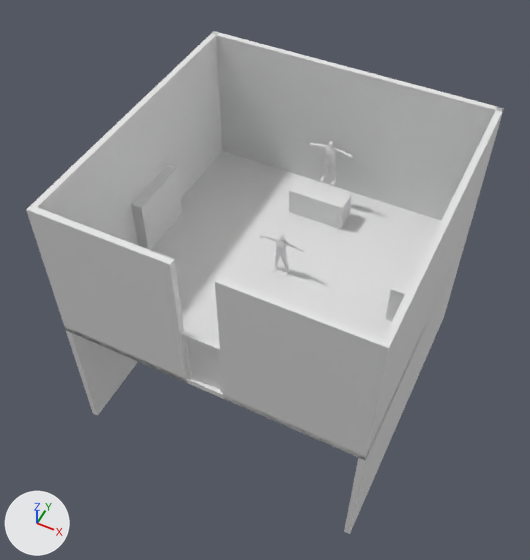
The FBX model GameJamProject/Assets/Models/office.fbx: old version first, new version second.
Both versions are drawn from a 50 mm lens placed at (6.89, -14.87, 17.97), pointed at (-0.36, -0.37, -0.16). The axes (+X, +Y, +Z) are drawn at lower left. The lights are the same throughout. Where no turn or scale is listed for an object, it has been applied to the vertices. Vertices at the same position are counted once.
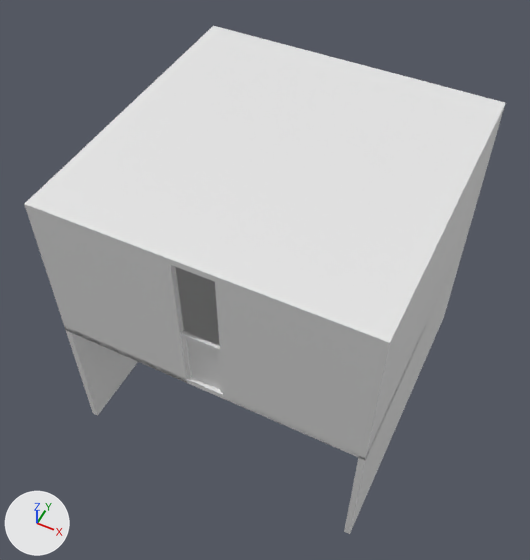
Changed parts and their boxes (x1, y1, x2, y2) in the pictures (530 x 560 px):
'Cube.009', reshaped, moved, rescaled (971% wider, 618% taller)
    before: (309, 141, 353, 185)
    after: (24, 26, 505, 348)
'Cube', deleted
    before: (259, 234, 304, 277)
part 1 of me_cube_013, added
    after: (24, 26, 505, 348)
part 2 of me_cube_013, deleted
    before: (320, 161, 329, 182)
part 3 of me_cube_013, deleted
    before: (330, 161, 336, 185)
part 4 of me_cube_013, deleted
    before: (325, 146, 335, 164)
part 5 of me_cube_013, deleted
    before: (334, 148, 348, 155)
part 6 of me_cube_013, deleted
    before: (314, 144, 328, 150)
'Cube.002', unchanged, covered by the edit
    before: (212, 31, 504, 321)
    after: (442, 112, 503, 321)
'Cube.001', unchanged, covered by the edit
    before: (64, 151, 468, 460)
    after: (64, 232, 468, 460)
'Cube.003', unchanged, covered by the edit
    before: (26, 32, 222, 416)
    after: (26, 210, 138, 416)
'Cube.007', unchanged, covered by the edit
    before: (131, 165, 182, 250)

The change, as a diff of the scene's bpy script:
```diff
--- a/GameJamProject/Assets/Models/office.fbx.py
+++ b/GameJamProject/Assets/Models/office.fbx.py
@@ me_cube_013 @@
 me_cube_013.from_pydata(...)  # 865 vertices, 850 faces; spans x -0.78..0.78, y -0.06..0.21, z 0.0..1.72
 # used by ob_cube_009; location = (0.0, 3.8, 1.0)
+# me_cube_013 part 1: a new loose piece, a box spanning x -1.0..1.0, y -1.0..1.0, z -1.0..1.0
+# me_cube_013 part 2: the loose piece of 152 vertices spanning x -0.27..-0.01, y -0.06..0.2, z 0.0..0.89 is deleted
+# me_cube_013 part 3: the loose piece of 152 vertices spanning x 0.01..0.27, y -0.06..0.2, z 0.0..0.89 is deleted
+# me_cube_013 part 4: the loose piece of 113 vertices spanning x -0.17..0.17, y -0.04..0.21, z 0.82..1.48 is deleted
+# me_cube_013 part 5: the loose piece of 66 vertices spanning x 0.1..0.62, y 0.03..0.17, z 1.31..1.45 is deleted
+# me_cube_013 part 6: the loose piece of 66 vertices spanning x -0.62..-0.1, y 0.03..0.17, z 1.31..1.45 is deleted
@@ ob_cube @@
-ob_cube = bpy.data.objects.new('Cube', me_cube_001)
-ob_cube.location = (0.0, 0.0, 0.0)
@@ ob_cube_009 @@
 ob_cube_009 = bpy.data.objects.new('Cube.009', me_cube_013)
-ob_cube_009.location = (0.0, 3.8, 1.0)
+ob_cube_009.location = (0.0, 0.0, 5.0)
+ob_cube_009.scale = (5.0, 5.0, 0.1)
```
